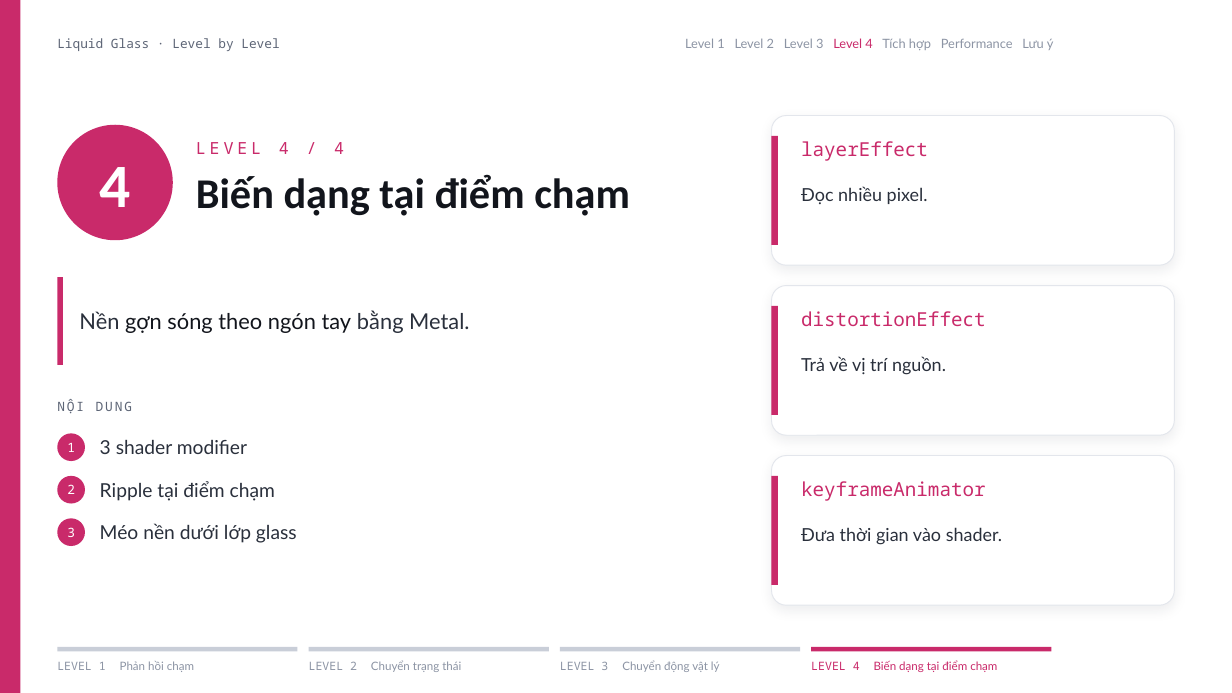
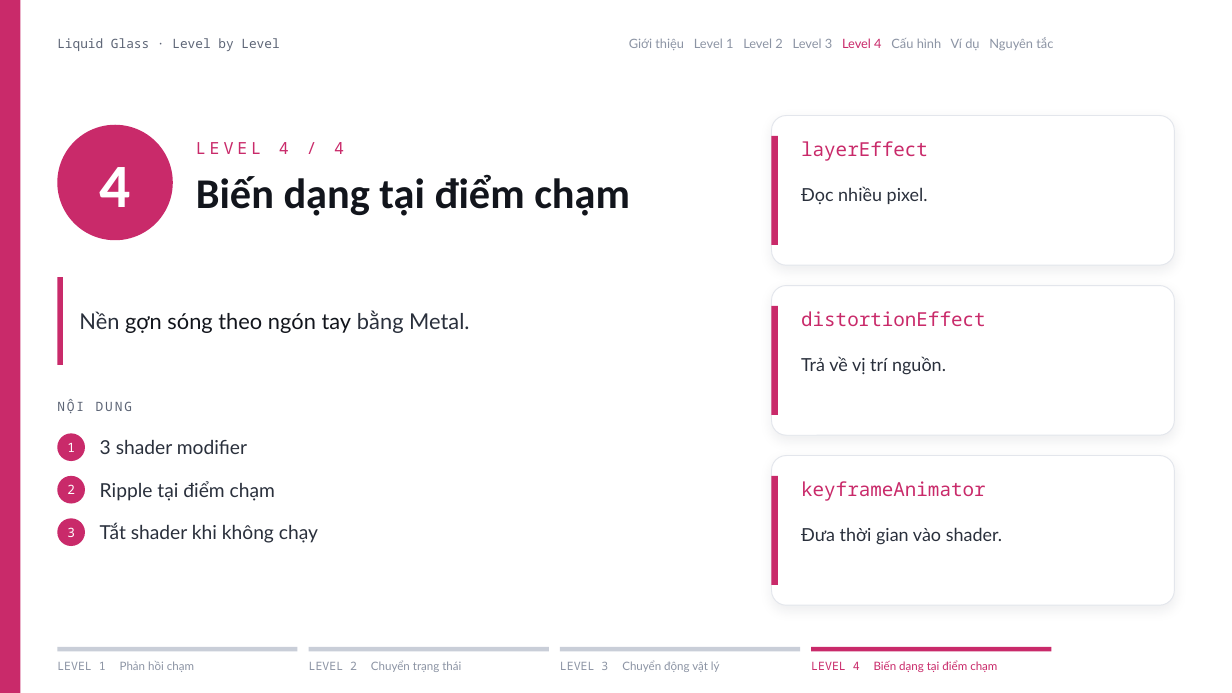
Before and after one commit to matech03/workshop-liquid-glass, a slide deck: slide 11 of slides/Trai-nghiem-Liquid-Glass.pptx. Drawn at 1232x693 pixels with LibreOffice and Linux fonts; fonts in the diff are those of the drawing. Boxes give left, top, right and bottom in pixels: in the first picture for what was removed or moved away, otherwise in the second. Text is boxed around its words. In the diff, an @@ line names an element or a change of style, - is before the commit and + after.

```diff
--- a/slides/Trai-nghiem-Liquid-Glass.pptx
+++ b/slides/Trai-nghiem-Liquid-Glass.pptx
@@ text at box(629, 37, 1053, 50): text changed @@
-Level 1 Level 2 Level 3 Level 4 Tích hợp Performance Lưu ý
+Giới thiệu Level 1 Level 2 Level 3 Level 4 Cấu hình Ví dụ Nguyên tắc
@@ text at box(100, 523, 318, 543): text changed @@
-Méo nền dưới lớp glass
+Tắt shader khi không chạy
```
Also in this commit, not shown: 11 other slides changed, 6 slides added, 5 slides removed, 51 other files.
